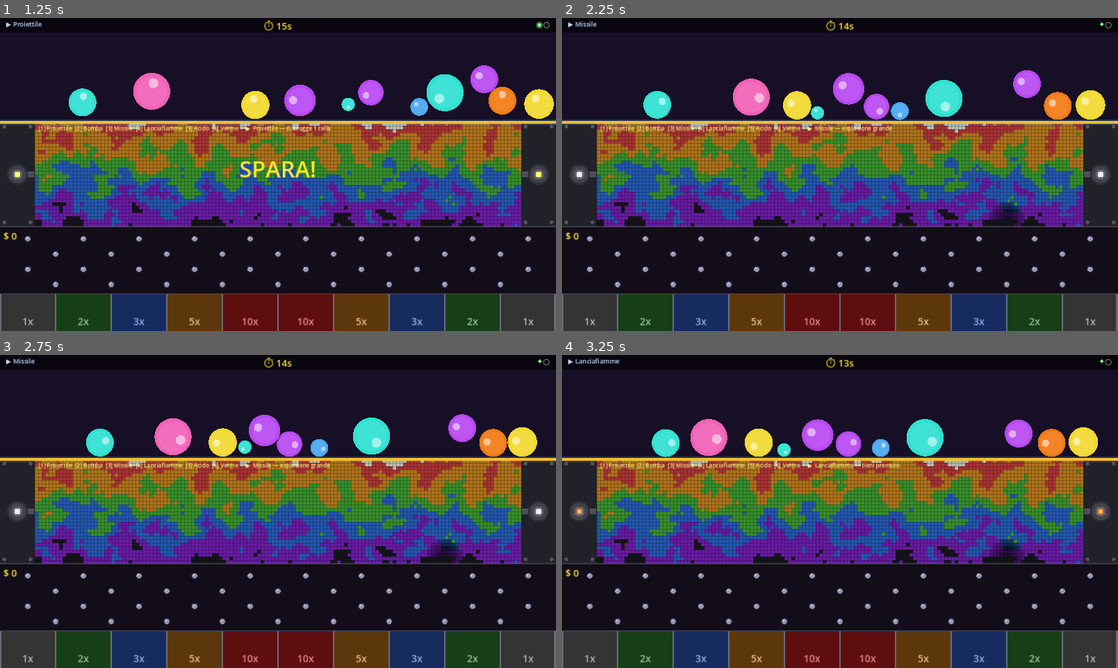
Above: before the commit, frames 1-4 (two rows, left to right).
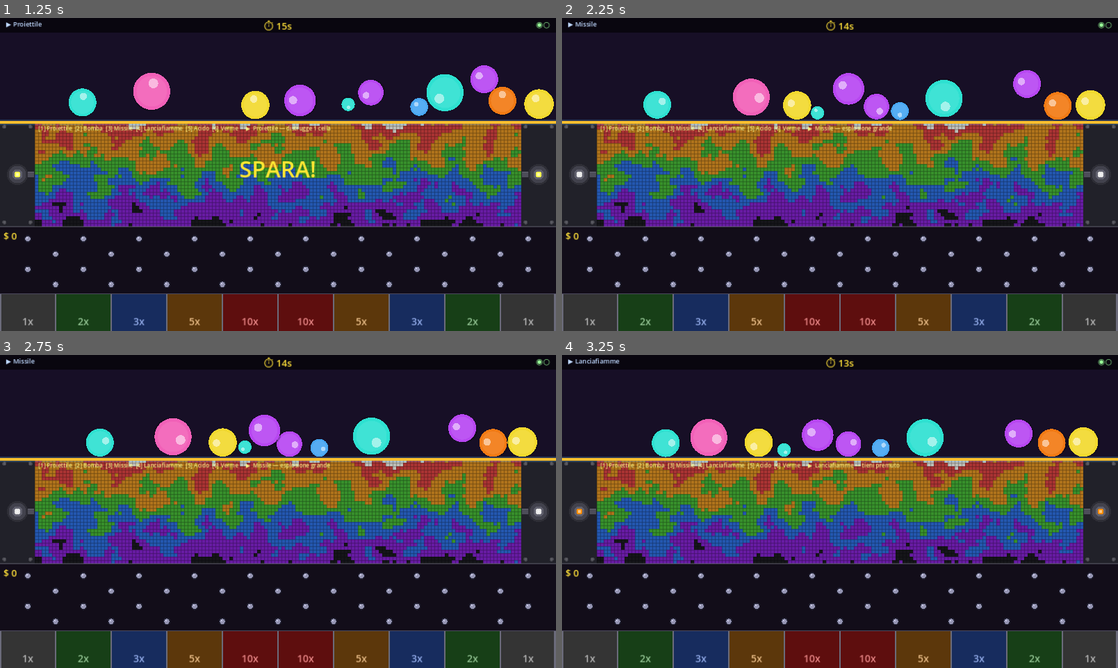
Above: after the commit, the same moments.

Repository: tanapox/TravelCalculator
Game: Godot game, scene res://scenes/Main.tscn
Same seed, same stepped clock (60 frames per second), same inputs: the game is played once before the commit and once after it.
Inputs (mouse positions are in pixels of both pictures, inside the frame that each line leads up to):
- Up to frame 1 (1.25 s): tap Enter at 0.5 s; move the mouse to (250, 237) at 0.52 s; tap 1 at 0.6 s; click (250, 237) at 0.67 s
- Up to frame 2 (2.25 s): move the mouse to (1006, 221) at 1.27 s; tap 2 at 1.35 s; click (1006, 221) at 1.42 s; move the mouse to (673, 127) at 2.02 s; tap 3 at 2.1 s; click (673, 127) at 2.17 s
- Up to frame 3 (2.75 s): no input
- Up to frame 4 (3.25 s): move the mouse to (867, 511) at 2.77 s; tap 4 at 2.85 s; click (867, 511) at 2.92 s

Frame 1 is identical in both runs. In frame 2, 0.3% of the frame differs, in the area x 76-99%, y 1-67%; in frame 3, 0.3%; in frame 4, 0.3%.

Commit message:
Fix weapon firing: click side panels to shoot, not terrain
Weapons now fire when the player clicks on the left or right launcher
panels (x 0–80 / x 1200–1280) instead of the terrain grid.
_launch_from_panel() fires a projectile from the clicked panel toward
the opposite side of the terrain at the same Y height.
The flamethrower also tracks the mouse panel position instead of the
terrain area.

Co-Authored-By: Claude Sonnet 4.6 <noreply@anthropic.com>
Claude-Session: https://claude.ai/code/session_01QzGJouKABdY15psrR5EvZo

Diff:
--- a/scripts/DestructibleArea.gd
+++ b/scripts/DestructibleArea.gd
@@ -405,23 +405,28 @@
 
 	if event is InputEventMouseButton and event.button_index == MOUSE_BUTTON_LEFT:
 		var local: Vector2 = (event as InputEventMouse).position - position
-		var in_terrain := (local.x >= GRID_X and local.x < AREA_W - GRID_X
-						   and local.y >= 0.0 and local.y < AREA_H)
-		if event.pressed and in_terrain:
+		var in_left_panel  := local.y >= 0.0 and local.y < float(AREA_H) \
+		                      and local.x >= 0.0 and local.x < float(LAUNCHER_W)
+		var in_right_panel := local.y >= 0.0 and local.y < float(AREA_H) \
+		                      and local.x >= float(AREA_W - LAUNCHER_W) and local.x < float(AREA_W)
+		if event.pressed and (in_left_panel or in_right_panel):
 			if shots_available <= 0:
-				return   # nessuna arma disponibile questo round
+				return
 			shots_available -= 1
 			weapon_fired.emit()
 			if current_weapon == Weapon.FLAMETHROWER:
 				_flame_on = true; _flame_timer = 0.0
 			else:
-				_launch(local, current_weapon)
-		else:
+				_launch_from_panel(local.y, in_right_panel, current_weapon)
+		if not event.pressed:
 			_flame_on = false
 
 	if event is InputEventMouseMotion and _flame_on:
 		var local: Vector2 = (event as InputEventMouse).position - position
-		if local.x < GRID_X or local.x >= AREA_W - GRID_X or local.y < 0.0 or local.y >= AREA_H:
+		var still_in_panel := (local.y >= 0.0 and local.y < float(AREA_H)) and \
+		                      ((local.x >= 0.0 and local.x < float(LAUNCHER_W)) or \
+		                       (local.x >= float(AREA_W - LAUNCHER_W) and local.x < float(AREA_W)))
+		if not still_in_panel:
 			_flame_on = false
 
 func stop_firing() -> void:
@@ -450,11 +455,32 @@
 		"weapon": weapon,
 	})
 
+func _launch_from_panel(panel_y: float, from_right: bool, weapon: Weapon) -> void:
+	var launcher: Vector2
+	var target: Vector2
+	if from_right:
+		launcher = Vector2(float(AREA_W) - float(LAUNCHER_W) * 0.5, panel_y)
+		target   = Vector2(float(GRID_X) + float(COLS * CELL) * 0.3, panel_y)
+	else:
+		launcher = Vector2(float(LAUNCHER_W) * 0.5, panel_y)
+		target   = Vector2(float(GRID_X) + float(COLS * CELL) * 0.7, panel_y)
+	var spd: float = float(WEAPONS[weapon].speed) * GameState.projectile_speed_mult()
+	_projectiles.append({
+		"start":  launcher,
+		"target": target,
+		"arc_h":  8.0,
+		"t":      0.0,
+		"speed":  spd,
+		"weapon": weapon,
+	})
+
 func _launch_flame_shot() -> void:
-	var mp := get_viewport().get_mouse_position() - position
-	if mp.x < GRID_X or mp.x >= AREA_W - GRID_X or mp.y < 0.0 or mp.y >= AREA_H:
+	var mp: Vector2 = get_viewport().get_mouse_position() - position
+	var in_left  := mp.y >= 0.0 and mp.y < float(AREA_H) and mp.x >= 0.0 and mp.x < float(LAUNCHER_W)
+	var in_right := mp.y >= 0.0 and mp.y < float(AREA_H) and mp.x >= float(AREA_W - LAUNCHER_W) and mp.x < float(AREA_W)
+	if not (in_left or in_right):
 		_flame_on = false; return
-	_launch(mp + Vector2(randf_range(-18.0, 18.0), randf_range(-12.0, 12.0)), Weapon.FLAMETHROWER)
+	_launch_from_panel(mp.y + randf_range(-12.0, 12.0), in_right, Weapon.FLAMETHROWER)
 
 func _proj_pos(proj: Dictionary) -> Vector2:
 	return _proj_pos_at(proj, proj.t)
